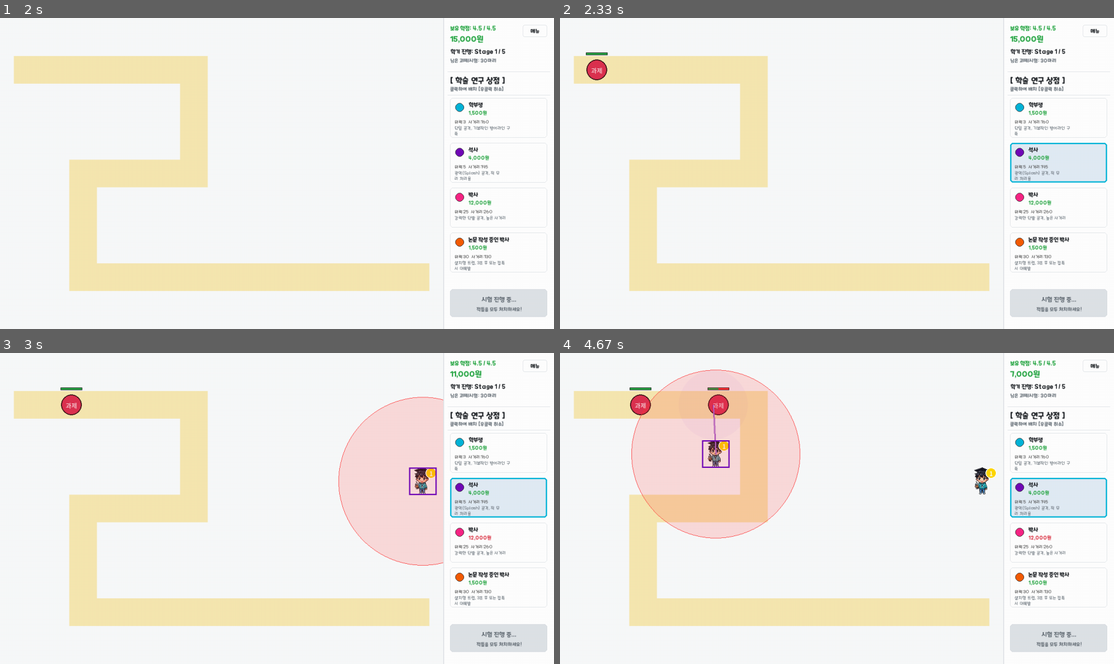
Above: before the commit, frames 1-4 (two rows, left to right).
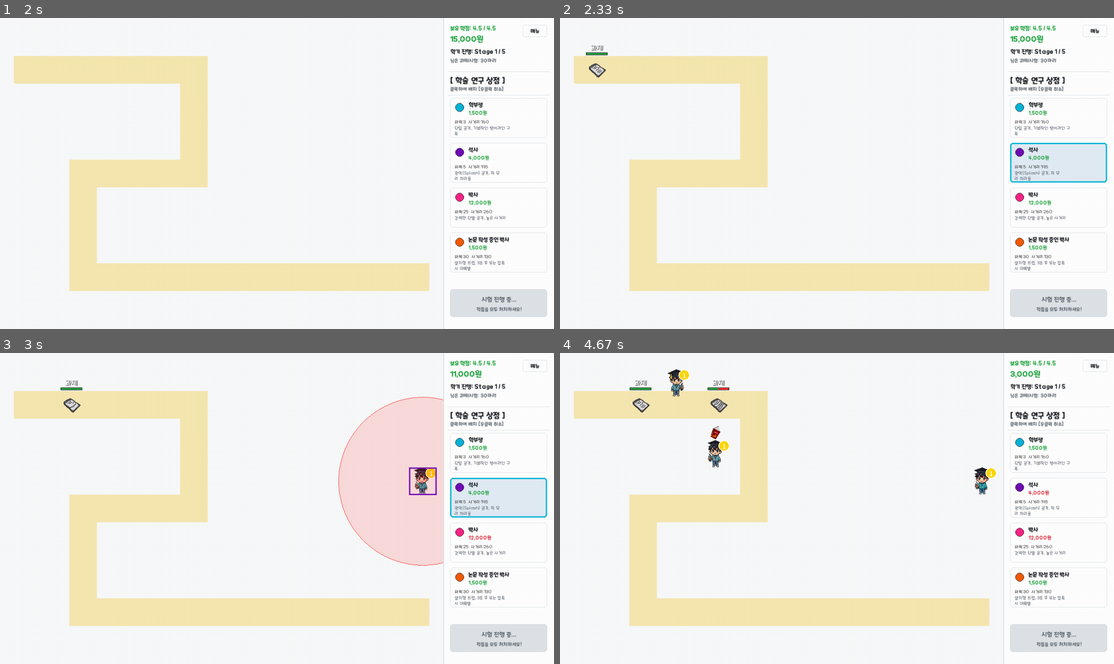
Above: after the commit, the same moments.

Repository: Dooroomi/kgu-defense-game
Game: pygame game, started from pygame_defense/main.py
Same seed, same stepped clock (60 frames per second), same inputs: the game is played once before the commit and once after it.
Inputs (mouse positions are in pixels of both pictures, inside the frame that each line leads up to):
- Up to frame 1 (2 s): click (254, 185) at 0.38 s; tap Space at 0.67 s; click (360, 64) at 1.05 s; click (288, 67) at 1.38 s; click (249, 254) at 1.72 s
- Up to frame 2 (2.33 s): click "석사" at 2.05 s
- Up to frame 3 (3 s): click (199, 443) at 2.38 s; click (421, 480) at 2.72 s
- Up to frame 4 (4.67 s): click (1008, 502) at 3.05 s; click "과제" at 3.88 s; tap Backspace at 4.17 s; click (715, 452) at 4.55 s

Frame 1 is identical in both runs. In frame 2, 0.2% of the frame differs, in the area x 4-9%, y 8-21%; in frame 3, 0.2%; in frame 4, 15%, in the area x 12-99%, y 5-60%.

Commit message:
Feat: 석사(전공서적) 및 박사(논문) 무기 스프라이트 애니메이션 추가 및 무기 폴더 경로 재설정

Diff:
--- a/pygame_defense/enemy.py
+++ b/pygame_defense/enemy.py
@@ -6,6 +6,68 @@
 
 # 스턴 효과음 로딩 (믹서 기동 오류 방지를 위해 지연 로드 지원)
 stun_sound = None
+
+# 적 애니메이션 스프라이트 및 폰트 지연 로딩 캐시
+enemy_sprites = {}
+name_tag_font = None
+
+def load_enemy_assets():
+    global name_tag_font, enemy_sprites
+    if name_tag_font is not None:
+        return
+
+    base_dir = os.path.dirname(os.path.abspath(__file__))
+
+    # 가독성을 위해 cute_font/cute_light_font.ttf 폰트 로드 (크기 16)
+    font_path = os.path.join(base_dir, "cute_font", "cute_light_font.ttf")
+    try:
+        name_tag_font = pygame.font.Font(font_path, 16)
+    except Exception as e:
+        print(f"Warning: Failed to load name tag font {font_path} ({e})")
+        try:
+            name_tag_font = pygame.font.SysFont("malgungothic", 15)
+        except:
+            name_tag_font = pygame.font.Font(None, 18)
+
+    # 적 몬스터 스프라이트 시트 사양 정의
+    sheets_info = {
+        "과제": {"file": "assignment.png", "cols": 3, "rows": 3, "frames": 7},
+        "기말고사": {"file": "finalTest.png", "cols": 2, "rows": 3, "frames": 5},
+        "논문": {"file": "thesis.png", "cols": 2, "rows": 2, "frames": 3}
+    }
+
+    for key, info in sheets_info.items():
+        img_path = os.path.join(base_dir, "picture", "enemy", info["file"])
+        try:
+            # 투명성 보존을 위해 convert_alpha() 사용
+            sheet = pygame.image.load(img_path).convert_alpha()
+            sheet_w, sheet_h = sheet.get_size()
+            cols, rows = info["cols"], info["rows"]
+
+            frame_w = sheet_w // cols
+            frame_h = sheet_h // rows
+
+            frames_list = []
+            count = 0
+            for r in range(rows):
+                for c in range(cols):
+                    if count >= info["frames"]:
+                        break
+
+                    # subsurface를 활용하여 투명 픽셀 프레임(빈칸)을 제외하고 정확한 프레임만 잘라내기
+                    rect = pygame.Rect(c * frame_w, r * frame_h, frame_w, frame_h)
+                    frame_surf = sheet.subsurface(rect)
+
+                    # 48x48 크기로 스케일링 (radius = 24 -> 지름 = 48)
+                    scaled_surf = pygame.transform.scale(frame_surf, (48, 48))
+                    frames_list.append(scaled_surf)
+                    count += 1
+
+            enemy_sprites[key] = frames_list
+        except Exception as e:
+            print(f"Error loading sprite sheet for {key} from {img_path}: {e}")
+            enemy_sprites[key] = []
+
 
 class Enemy:
     def __init__(self, enemy_type, waypoints):
@@ -68,6 +130,10 @@
         self.reached_end = False
         self.is_alive = True
 
+        # 애니메이션 상태 변수 추가
+        self.anim_frame = 0
+        self.anim_timer = 0.0
+
     def update(self, towers=None, dt=16.667):
         """
         적 캐릭터의 이동 및 상태 업데이트 메서드.
@@ -77,6 +143,16 @@
         """
         if not self.is_alive or self.reached_end:
             return
+
+        # 몬스터 스프라이트 애니메이션 프레임 업데이트
+        if self.enemy_type in ["과제", "기말고사", "논문"]:
+            load_enemy_assets()
+            self.anim_timer += dt
+            if self.anim_timer >= 120.0:  # 120ms마다 프레임 전환
+                self.anim_timer = 0.0
+                frames = enemy_sprites.get(self.enemy_type)
+                if frames:
+                    self.anim_frame = (self.anim_frame + 1) % len(frames)
 
         # 보스 광역 기절 스킬 조건 검사 (2/3, 1/3 체력)
         if self.is_boss and towers:
@@ -164,31 +240,35 @@
         if not self.is_alive:
             return
 
-        # 1. 적 캐릭터 본체 (원형 구체로 묘사)
-        pygame.draw.circle(screen, self.color, (int(self.x), int(self.y)), self.radius)
-        pygame.draw.circle(screen, (40, 10, 15), (int(self.x), int(self.y)), self.radius, 2)
-
-        # 보스 장식 및 텍스트 렌더링
-        if self.is_boss:
-            pulse = int(8 * math.sin(pygame.time.get_ticks() * 0.01))
-            # 아우라 효과
-            pygame.draw.circle(screen, (255, 50, 50), (int(self.x), int(self.y)), self.radius + 10 + pulse, 3)
-            try:
-                boss_font = pygame.font.SysFont("malgungothic", 18, bold=True)
-            except:
-                boss_font = pygame.font.Font(None, 24)
-            text = boss_font.render("교수님", True, (255, 255, 255))
-            rect = text.get_rect(center=(int(self.x), int(self.y)))
-            screen.blit(text, rect)
+        # 1. 적 캐릭터 본체 및 애니메이션 그리기
+        if self.enemy_type in ["과제", "기말고사", "논문"]:
+            load_enemy_assets()
+            frames = enemy_sprites.get(self.enemy_type)
+            if frames:
+                img = frames[self.anim_frame]
+                rect = img.get_rect(center=(int(self.x), int(self.y)))
+                screen.blit(img, rect)
+            else:
+                # 폴백: 스프라이트가 로드되지 않은 경우 단색 원형 그리기
+                pygame.draw.circle(screen, self.color, (int(self.x), int(self.y)), self.radius)
+                pygame.draw.circle(screen, (40, 10, 15), (int(self.x), int(self.y)), self.radius, 2)
         else:
-            # 일반 적 식별 이름
-            try:
-                name_font = pygame.font.SysFont("malgungothic", 14)
-            except:
-                name_font = pygame.font.Font(None, 18)
-            text = name_font.render(self.enemy_type, True, (255, 255, 255))
-            rect = text.get_rect(center=(int(self.x), int(self.y)))
-            screen.blit(text, rect)
+            # 보스(교수님) 또는 기타 정의되지 않은 적 타입: 기존 원형 렌더링 유지
+            pygame.draw.circle(screen, self.color, (int(self.x), int(self.y)), self.radius)
+            pygame.draw.circle(screen, (40, 10, 15), (int(self.x), int(self.y)), self.radius, 2)
+
+            # 보스 장식 및 텍스트 렌더링 (이름표가 위에 추가되더라도 기존 본체 내부 텍스트도 유지)
+            if self.is_boss:
+                pulse = int(8 * math.sin(pygame.time.get_ticks() * 0.01))
+                # 아우라 효과
+                pygame.draw.circle(screen, (255, 50, 50), (int(self.x), int(self.y)), self.radius + 10 + pulse, 3)
+                try:
+                    boss_font = pygame.font.SysFont("malgungothic", 18, bold=True)
+                except:
+                    boss_font = pygame.font.Font(None, 24)
+                text = boss_font.render("교수님", True, (255, 255, 255))
+                rect = text.get_rect(center=(int(self.x), int(self.y)))
+                screen.blit(text, rect)
 
         # 2. 상단 체력바(Health Bar) 렌더링
         bar_width = 80 if self.is_boss else 50
@@ -205,3 +285,25 @@
         pygame.draw.rect(screen, GREEN, (bar_x, bar_y, int(bar_width * health_ratio), bar_height))
         # 체력바 테두리
         pygame.draw.rect(screen, (0, 0, 0), (bar_x, bar_y, bar_width, bar_height), 1)
+
+        # 3. 체력 바 바로 위에 적 이름표(Name Tag) 렌더링
+        load_enemy_assets()  # 폰트 안전 확보
+        if name_tag_font:
+            # 적 종류에 따른 깔끔한 이름 표시
+            name_str = self.enemy_type
+
+            # 가독성을 높이기 위해 흰색 텍스트와 약간의 검은색 섀도우 효과 적용
+            name_surf = name_tag_font.render(name_str, True, (255, 255, 255))
+            shadow_surf = name_tag_font.render(name_str, True, (20, 20, 20))
+
+            name_rect = name_surf.get_rect()
+            name_rect.centerx = int(self.x)
+            name_rect.bottom = bar_y - 2
+
+            shadow_rect = shadow_surf.get_rect()
+            shadow_rect.centerx = name_rect.centerx + 1
+            shadow_rect.top = name_rect.top + 1
+
+            # 그림자 먼저 blit, 그 위에 텍스트 blit
+            screen.blit(shadow_surf, shadow_rect)
+            screen.blit(name_surf, name_rect)
--- a/pygame_defense/main.py
+++ b/pygame_defense/main.py
@@ -1001,9 +1001,9 @@
             for tower in towers:
                 tower.update(enemies, laser_effects, projectiles, dt)
 
-            # 2-2-2. 아메리카노 발사체(Projectile) 이동 추적 및 충돌 업데이트
+            # 2-2-2. 아메리카노/서적/논문 발사체(Projectile) 이동 추적 및 충돌 업데이트
             for proj in projectiles:
-                proj.update(dt)
+                proj.update(dt, enemies, laser_effects)
             projectiles = [p for p in projectiles if p.is_active]
 
             # 2-3. 모든 설치기(트랩) 3초 카운트다운 폭발 감지
--- a/pygame_defense/towers/master.py
+++ b/pygame_defense/towers/master.py
@@ -2,6 +2,7 @@
 import math
 from settings import PURPLE
 from .base import Tower
+from .projectile import Projectile
 
 
 class MasterTower(Tower):
@@ -28,27 +29,7 @@
     }
 
     def attack(self, enemy, enemies, laser_effects, projectiles=None):
-        """석사는 주 타겟 + 주변 반경 60px 적들에게 스플래시 데미지를 가한다."""
-        # 1. 주 타겟 데미지
-        enemy.take_damage(self.attack_damage)
-
-        # 2. 광역 범위 데미지 (주 타겟 반경 80px 내의 모든 적에게)
-        splash_radius = 80.0
-        for other in enemies:
-            if other != enemy and other.is_alive and not other.reached_end:
-                dist = math.hypot(other.x - enemy.x, other.y - enemy.y)
-                if dist <= splash_radius:
-                    other.take_damage(self.attack_damage)
-
-        # 광역 사격 레이저 및 폭발 충격파 추가
-        laser_effects.append({
-            "type": "splash",
-            "start": (self.x, self.y),
-            "end": (enemy.x, enemy.y),
-            "color": self.color,
-            "splash_radius": splash_radius,
-            "duration": 117,
-            "initial_duration": 117
-        })
-
+        """석사는 주 타겟을 향해 전공 서적 발사체(Projectile)를 던집니다."""
+        if projectiles is not None:
+            projectiles.append(Projectile("book", enemy, self.x, self.y, self.attack_damage))
         self.cooldown_tracker = self.fire_rate
--- a/pygame_defense/towers/phd.py
+++ b/pygame_defense/towers/phd.py
@@ -1,6 +1,7 @@
 # towers/phd.py
 from settings import PINK
 from .base import Tower
+from .projectile import Projectile
 
 
 class PhdTower(Tower):
@@ -26,4 +27,8 @@
         3: {"damage": 75.0, "range": 260.0, "fire_rate": 1000, "upgrade_cost": 0},
     }
 
-    # attack()은 base.Tower의 단일 타겟 빔 공격을 그대로 상속받아 사용한다.
+    def attack(self, enemy, enemies, laser_effects, projectiles=None):
+        """박사는 강력한 논문 발사체(Projectile)를 날려 단일 대상을 공격합니다."""
+        if projectiles is not None:
+            projectiles.append(Projectile("thesis", enemy, self.x, self.y, self.attack_damage))
+        self.cooldown_tracker = self.fire_rate
--- a/pygame_defense/towers/projectile.py
+++ b/pygame_defense/towers/projectile.py
@@ -6,59 +6,104 @@
 # 아메리카노 발사체 이미지 슬라이싱을 위한 프레임 컨테이너 및 헬퍼 함수
 americano_frames = []
 
+# 무기별 슬라이싱된 애니메이션 프레임 캐시
+weapon_frames = {}
+
+def load_weapon_frames(weapon_type):
+    """
+    지정된 무기 종류에 따른 스프라이트 시트를 지연 로드(Lazy Load)하고 분할 및 스케일링합니다.
+    """
+    global weapon_frames
+    if weapon_type in weapon_frames:
+        return weapon_frames[weapon_type]
+
+    # towers/ 의 부모 디렉토리(pygame_defense)를 기준으로 picture/weapon 경로 계산
+    base_dir = os.path.dirname(os.path.dirname(os.path.abspath(__file__)))
+
+    # 무기별 스프라이트 시트 상세 사양 정의
+    specs = {
+        "americano": {"file": "americano.png", "cols": 2, "rows": 3, "frames": 6, "size": (32, 32)},
+        "book": {"file": "book.png", "cols": 3, "rows": 3, "frames": 8, "size": (32, 32)},
+        "thesis": {"file": "thesis_weapon.png", "cols": 2, "rows": 2, "frames": 4, "size": (32, 32)}
+    }
+
+    if weapon_type not in specs:
+        return []
+
+    spec = specs[weapon_type]
+    img_path = os.path.join(base_dir, "picture", "weapon", spec["file"])
+
+    frames = []
+    try:
+        sheet = pygame.image.load(img_path).convert_alpha()
+        sheet_w, sheet_h = sheet.get_size()
+        cols, rows = spec["cols"], spec["rows"]
+
+        frame_w = sheet_w // cols
+        frame_h = sheet_h // rows
+
+        count = 0
+        for r in range(rows):
+            for c in range(cols):
+                if count >= spec["frames"]:
+                    break
+                rect = pygame.Rect(c * frame_w, r * frame_h, frame_w, frame_h)
+                frame_img = sheet.subsurface(rect)
+                scaled_frame = pygame.transform.scale(frame_img, spec["size"])
+                frames.append(scaled_frame)
+                count += 1
+    except Exception as e:
+        print(f"Warning: Failed to load {spec['file']} from {img_path} ({e})")
+        frames = []
+
+    weapon_frames[weapon_type] = frames
+    return frames
+
 
 def load_americano_frames():
     """
-    americano.png 스프라이트 시트를 로드하고 subsurface를 이용하여 6개의 개별 프레임으로 분할합니다.
+    이전 버전과의 완벽한 호환성을 보장하기 위해 americano_frames를 안전하게 업데이트하는 헬퍼 함수
     """
     global americano_frames
-    if americano_frames:
-        return
-    # towers/ 의 부모 디렉토리(pygame_defense)를 기준으로 picture 경로 계산
-    base_dir = os.path.dirname(os.path.dirname(os.path.abspath(__file__)))
-    img_path = os.path.join(base_dir, "picture", "americano.png")
-    try:
-        sheet = pygame.image.load(img_path).convert_alpha()
-        sheet_w, sheet_h = sheet.get_size()
-        frame_w = sheet_w // 2
-        frame_h = sheet_h // 3
-        for row in range(3):
-            for col in range(2):
-                rect = pygame.Rect(col * frame_w, row * frame_h, frame_w, frame_h)
-                frame_img = sheet.subsurface(rect)
-                # 발사체가 눈에 잘 띄도록 32x32로 예쁘게 리사이즈 (1280 화면 기준)
-                scaled_frame = pygame.transform.scale(frame_img, (32, 32))
-                americano_frames.append(scaled_frame)
-    except Exception as e:
-        print(f"Warning: Failed to load americano.png from {img_path} ({e})")
+    frames = load_weapon_frames("americano")
+    americano_frames.clear()
+    americano_frames.extend(frames)
 
 
 class Projectile:
     def __init__(self, weapon_type, target_enemy, x, y, damage=3.0):
         """
-        학부생 타워가 발사하는 아메리카노(커피 컵) 투척용 투사체 클래스
+        타워별(학부생, 석사, 박사) 전용 애니메이션 투사체 클래스
         """
         self.weapon_type = weapon_type
         self.target_enemy = target_enemy
         self.x = float(x)
         self.y = float(y)
+
+        # 특수 시각 효과(석사 타워 레이저 splash 등)의 원점을 찾기 위한 시작 좌표 보존
+        self.start_x = float(x)
+        self.start_y = float(y)
+
         self.damage = float(damage)
         self.speed = 7.0                 # 등속 이동 속도
         self.radius = 12
         self.is_active = True
 
-        # 애니메이션 파라미터 구성
+        # 애니메이션 파라미터 구성 (공통 약 12 FPS)
         self.current_frame = 0
         self.animation_timer = 0
-        self.animation_speed = 83        # 83ms마다 다음 애니메이션 프레임으로 전환 (약 12 FPS)
+        self.animation_speed = 83        # 83ms마다 다음 프레임 전환
 
         # 투사체 소스 프레임 리스트 로드
-        load_americano_frames()
+        load_weapon_frames(self.weapon_type)
+        if self.weapon_type == "americano":
+            load_americano_frames()
 
-    def update(self, dt=16.667):
+    def update(self, dt=16.667, enemies=None, laser_effects=None):
         """
         발사체를 적을 향해 등속 추적 이동시키고, 프레임 애니메이션 인덱스를 갱신합니다.
-        dt: 경과 시간(ms). 모든 PC에서 동일한 발사체 속도를 보장합니다.
+        석사 타워 무기(book)의 경우 충돌 시점에 스플래시 대미지 및 레이저 splash 효과를 안전하게 트리거합니다.
+        dt: 경과 시간(ms)
         """
         if not self.is_active:
             return
@@ -77,33 +122,63 @@
         step = self.speed * dt / 16.667
 
         if distance <= step:
-            # 충돌 성공! 데미지 적용 및 발사체 소멸
+            # 충돌 성공! 주 타겟 데미지 적용
             self.target_enemy.take_damage(self.damage)
+
+            # 석사 타워의 책(book) 무기 타격 시: 광역 스플래시 데미지 및 레이저 splash 효과 처리
+            if self.weapon_type == "book":
+                splash_radius = 80.0
+                if enemies is not None:
+                    for other in enemies:
+                        if other != self.target_enemy and other.is_alive and not other.reached_end:
+                            dist = math.hypot(other.x - self.target_enemy.x, other.y - self.target_enemy.y)
+                            if dist <= splash_radius:
+                                other.take_damage(self.damage)
+
+                if laser_effects is not None:
+                    laser_effects.append({
+                        "type": "splash",
+                        "start": (self.start_x, self.start_y),
+                        "end": (self.target_enemy.x, self.target_enemy.y),
+                        "color": (138, 43, 226),  # 석사 타워 시그니처 색상 (PURPLE)
+                        "splash_radius": splash_radius,
+                        "duration": 117,
+                        "initial_duration": 117
+                    })
+
             self.is_active = False
         else:
             # 방향 벡터 정규화 및 이동 연산
             self.x += (dx / distance) * step
             self.y += (dy / distance) * step
 
-        # 3. ms 타이머 기반 프레임 번호 순차 증가 (0~5프레임 순환)
+        # 3. ms 타이머 기반 프레임 번호 순차 증가 (무기 타입별 프레임 개수 자동 호환)
         self.animation_timer += dt
         if self.animation_timer >= self.animation_speed:
             self.animation_timer = 0
-            self.current_frame = (self.current_frame + 1) % 6
+            frames = weapon_frames.get(self.weapon_type, [])
+            if frames:
+                self.current_frame = (self.current_frame + 1) % len(frames)
 
     def draw(self, screen):
         """
-        슬라이싱된 아메리카노 스프라이트 이미지의 애니메이션을 그립니다.
+        슬라이싱된 전용 무기 스프라이트 이미지의 애니메이션을 그립니다.
         """
         if not self.is_active:
             return
 
-        # 로드된 6개의 이미지 리스트 중에서 렌더링 진행
-        if americano_frames and self.current_frame < len(americano_frames):
-            img = americano_frames[self.current_frame]
+        frames = weapon_frames.get(self.weapon_type, [])
+        if frames and self.current_frame < len(frames):
+            img = frames[self.current_frame]
             rect = img.get_rect(center=(int(self.x), int(self.y)))
             screen.blit(img, rect)
         else:
-            # 이미지 로드 실패 시에 대비한 깔끔한 브라운 컬러 커피 구체 폴백 렌더링
-            pygame.draw.circle(screen, (101, 67, 33), (int(self.x), int(self.y)), 6)
-            pygame.draw.circle(screen, (30, 20, 10), (int(self.x), int(self.y)), 6, 1)
+            # 이미지 로드 실패 시에 대비한 깔끔한 시그니처 컬러 커피/도형 폴백 렌더링
+            fallback_colors = {
+                "americano": ((101, 67, 33), (30, 20, 10)),   # 브라운 (커피)
+                "book": ((138, 43, 226), (40, 10, 60)),       # 보라 (석사)
+                "thesis": ((255, 105, 180), (60, 20, 40))     # 핑크 (박사)
+            }
+            colors = fallback_colors.get(self.weapon_type, ((128, 128, 128), (30, 30, 30)))
+            pygame.draw.circle(screen, colors[0], (int(self.x), int(self.y)), 6)
+            pygame.draw.circle(screen, colors[1], (int(self.x), int(self.y)), 6, 1)
Binary file added: pygame_defense/picture/enemy/assignment.png
Binary file added: pygame_defense/picture/enemy/finalTest.png
Binary file added: pygame_defense/picture/enemy/thesis.png
Renamed: pygame_defense/picture/americano.png -> pygame_defense/picture/weapon/americano.png
Binary file added: pygame_defense/picture/weapon/book.png
Binary file added: pygame_defense/picture/weapon/thesis_weapon.png
